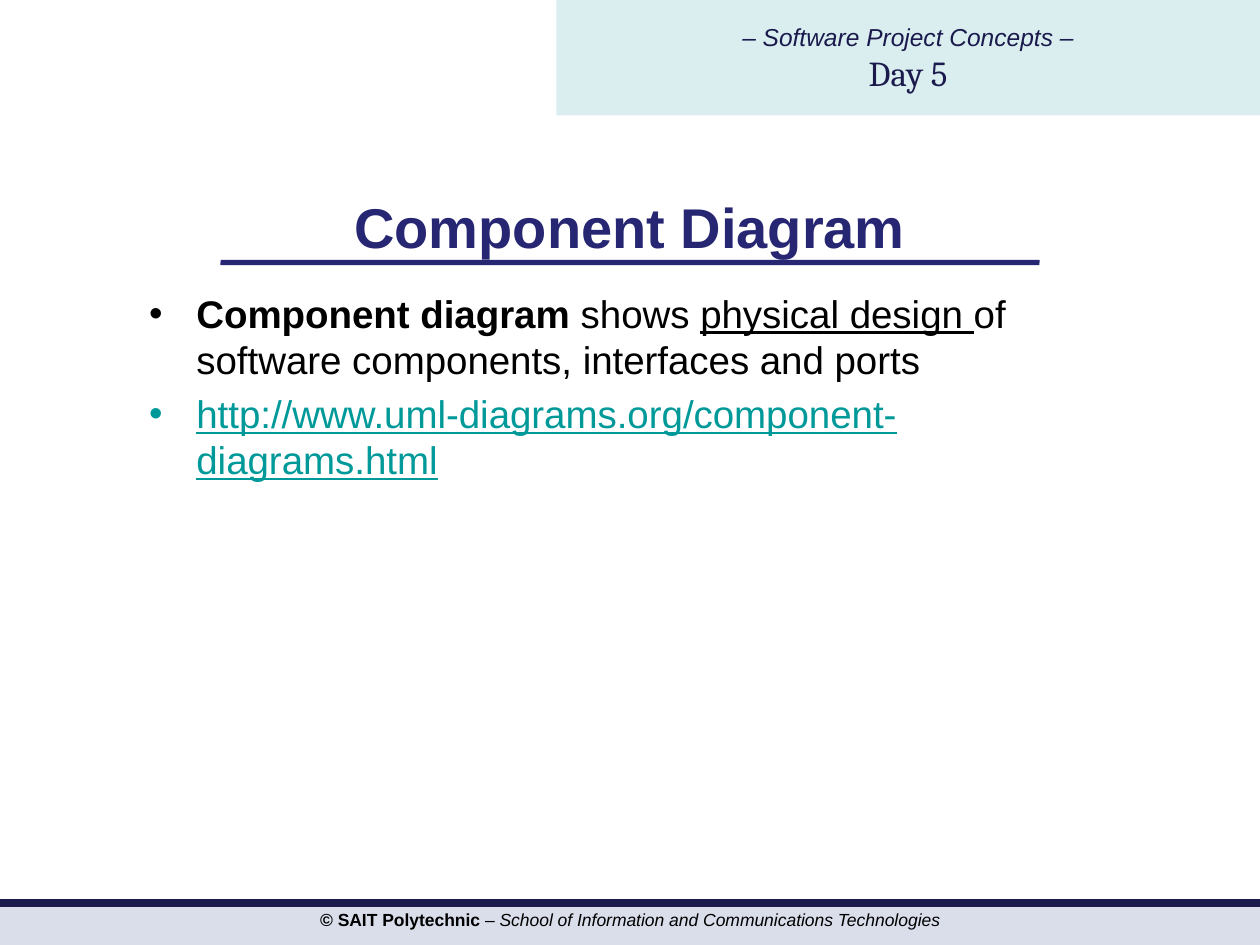
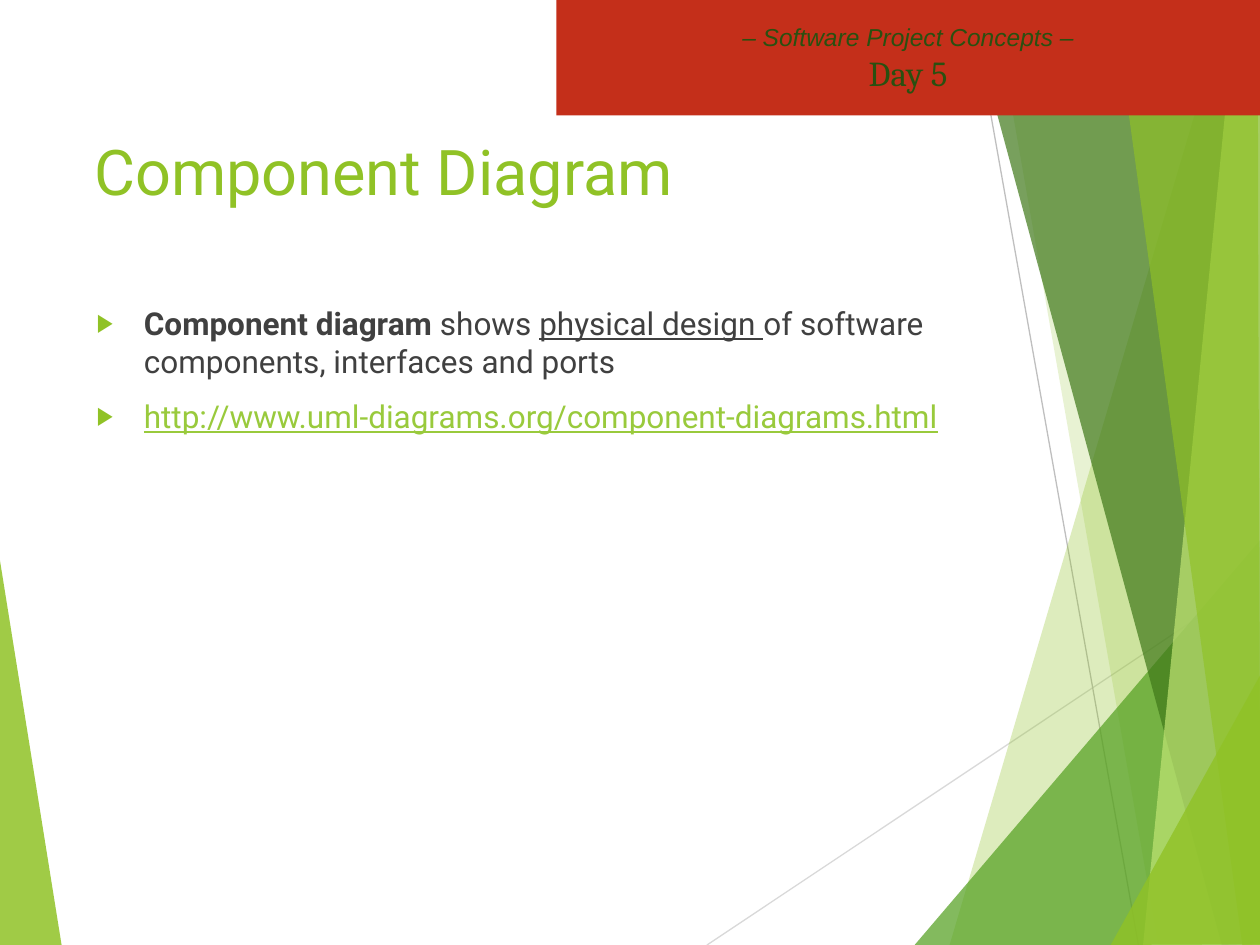
Before and after one commit to hdmdhr/CPRG-210-OSD-Assignment, a slide deck: slide 16 of Project Concepts/PROJ216 Slides Day5.pptx. Drawn at 1260x945 pixels with LibreOffice and Linux fonts; fonts in the diff are those of the drawing; background and template pictures are left out. Boxes give left, top, right and bottom in pixels: in the first picture for what was removed or moved away, otherwise in the second. Text is boxed around its words. In the diff, an @@ line names an element or a change of style, - is before the commit and + after.

```diff
--- a/Project Concepts/PROJ216 Slides Day5.pptx
+++ b/Project Concepts/PROJ216 Slides Day5.pptx
@@ rectangle "– Software Project Concepts – ..." at [557, 0, 1260, 116]: text colour #19194D to #2A5010; fill #DAEDEF to #C42F1A @@
@@ title "Component Diagram": place and size @@
-title "Component Diagram" at [354, 207, 905, 258]
+title "Component Diagram" at [94, 149, 673, 208]
@@ title "Component Diagram" at [94, 149, 673, 208]: size 32 to 36 pt, font Arial to Roboto, text colour #262673 to #90C226, bold off; alignment centre to left; vertical alignment middle to top @@
@@ line removed from (220, 262) to (1040, 262) @@
@@ text "Component diagram shows physical design ...": place and size @@
-text "Component diagram shows physical design ..." at [196, 300, 1006, 482]
+text "Component diagram shows physical design ..." at [144, 311, 937, 435]
@@ text "Component diagram shows physical design ..." at [144, 311, 937, 435]: size 22 to 18 pt, font Arial to Roboto; text colour #000000 to #404040 in "Component diagram shows physical design of software ..."; text colour #009999 to #99CA3C in "http://www.uml-diagrams.org/component-diagrams.html"; bullet • to ▶; more space between paragraphs @@
@@ group added at [0, 0, 1260, 945]: 8 freeform shapes, 2 lines @@
@@ rectangle removed at [0, 903, 1260, 945] @@
@@ text removed at [338, 913, 940, 930] @@
-© SAIT Polytechnic – School of Information and Communications Technologies
```
Also in this commit, not shown: 17 other slides changed, 11 other files.
